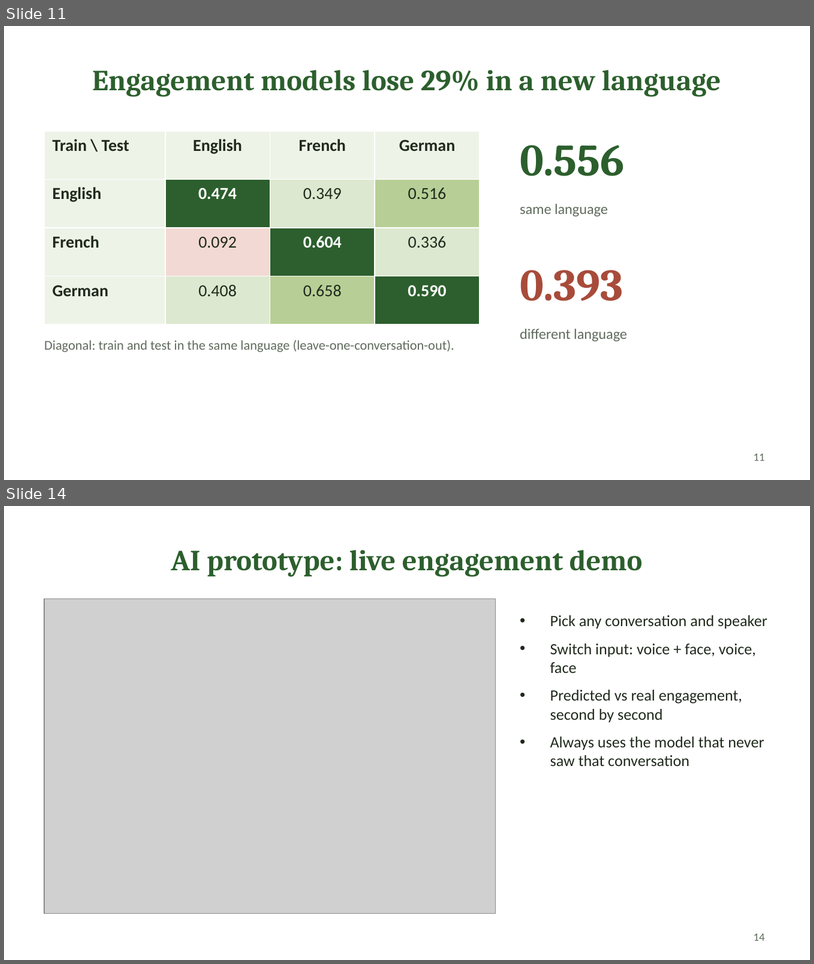
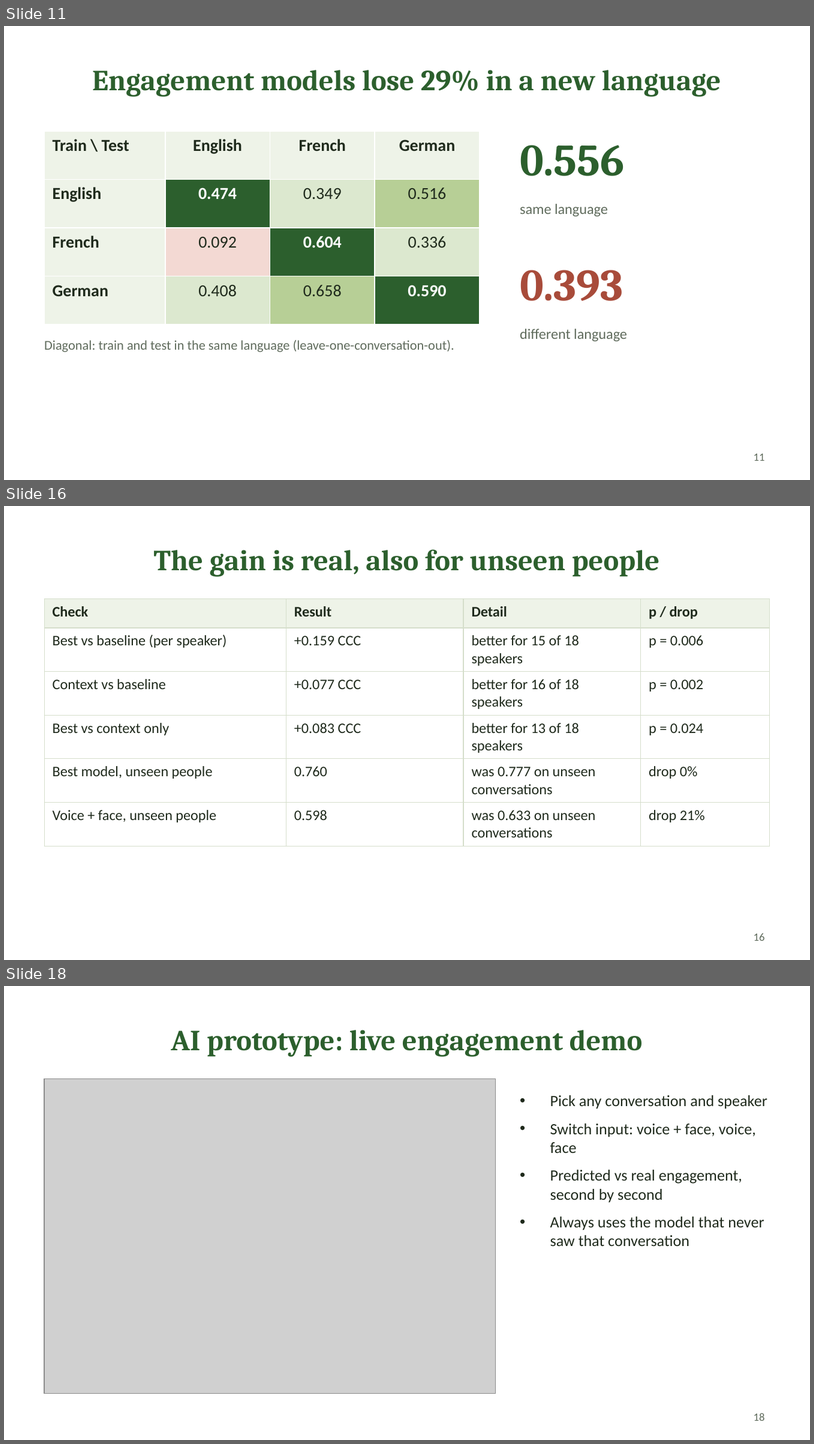
Before and after one commit to kshubham29/Cross-Lingual-Analysis-of-Non-Verbal-Behaviors-in-Human-Conversations-, a slide deck: Project_Presentation.pptx. Shown one above the other, each under a label of ours: slides 11 and 14 before the commit, slides 11, 16 and 18 after it; the slides between them are not shown. The pictures are 814x964 and 814x1444 pixels, drawn with LibreOffice and Linux fonts; fonts in the diff are those of the drawing; grey boxes stand for pictures. Boxes give left, top, right and bottom in pixels: in the first picture for what was removed or moved away, otherwise in the second. Text is boxed around its words. In the diff, an @@ line names an element or a change of style, - is before the commit and + after.

Commit message:
Presentation: pretrained Transformers, improvements (best 0.777), significance, comparison with published work

```diff
--- a/Project_Presentation.pptx
+++ b/Project_Presentation.pptx
@@ slide 16 added at [4,506,810,960], background #FFFFFF @@
@@ title added at [154,549,660,576], 26 pt, text #2C5F2D, bold @@
+The gain is real, also for unseen people
@@ table added at [44,599,770,840], 6 rows, 4 columns @@
+Check | Result | Detail | p / drop
+Best vs baseline (per speaker) | +0.159 CCC | better for 15 of 18 speakers | p = 0.006
+Context vs baseline | +0.077 CCC | better for 16 of 18 speakers | p = 0.002
+Best vs context only | +0.083 CCC | better for 13 of 18 speakers | p = 0.024
+Best model, unseen people | 0.760 | was 0.777 on unseen conversations | drop 0%
+Voice + face, unseen people | 0.598 | was 0.633 on unseen conversations | drop 21%
@@ page number added at [754,933,765,940], 10 pt, text #5F6B5C @@
+16
@@ what was slide 14 is now slide 18 @@
@@ page number at [754,1413,765,1420]: text changed @@
-14
+18
```
Also in this commit, not shown: 8 slides changed, 3 other slides added.
